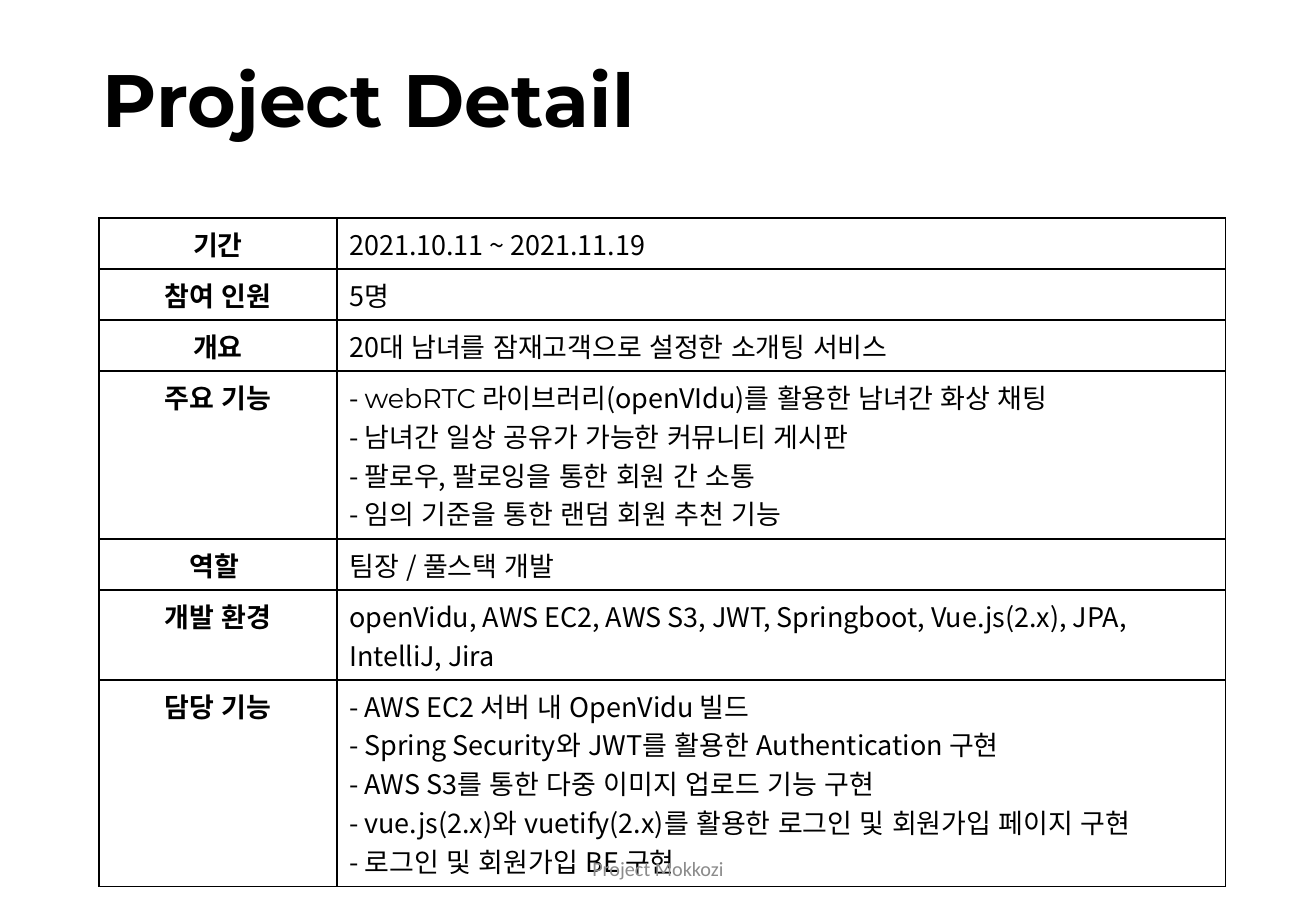
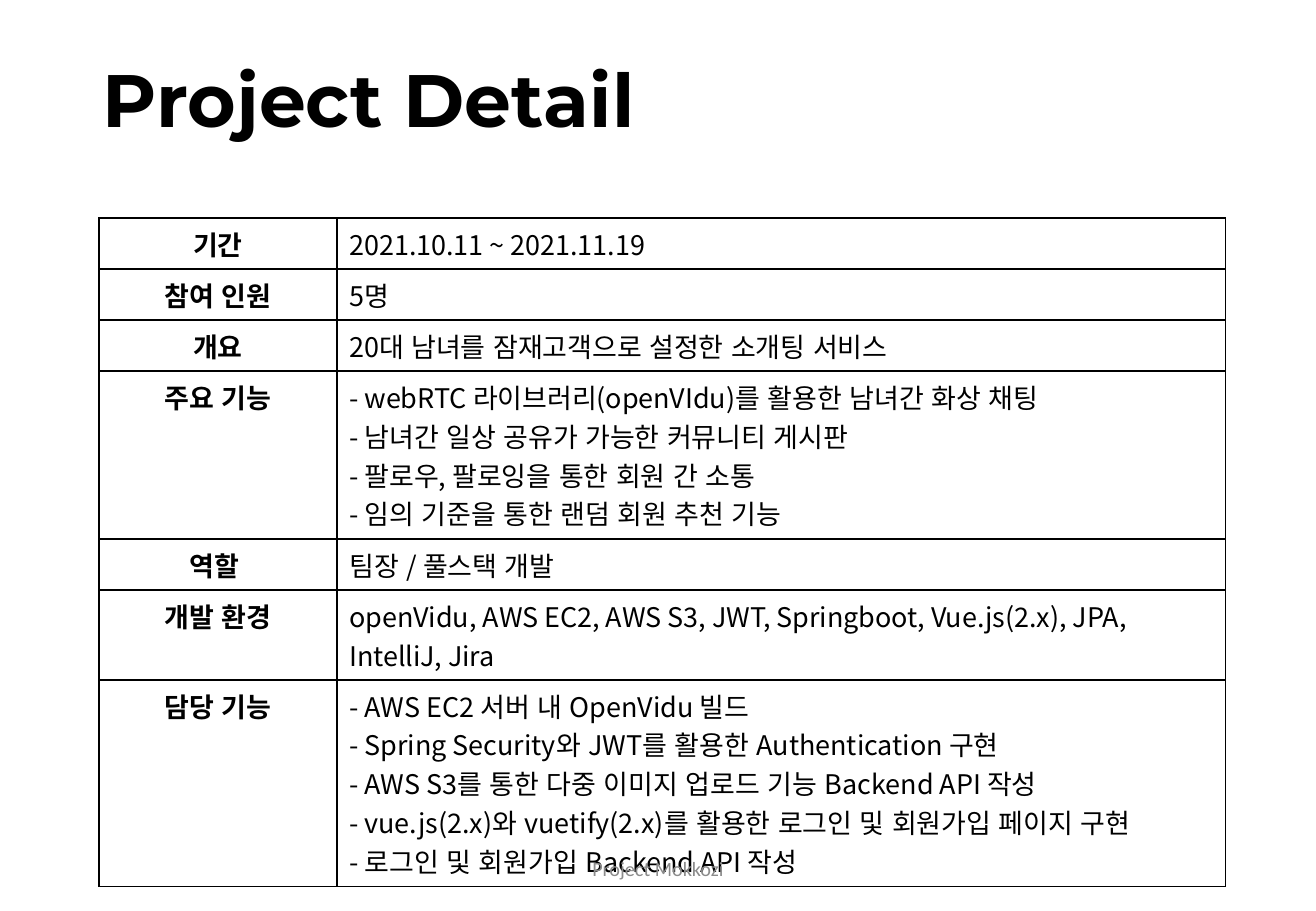
Before and after one commit to tofan0412/Algorithm, a slide deck: slide 3 of 취준/조웅현_프로젝트포트폴리오.pptx. Drawn at 1316x911 pixels with LibreOffice and Linux fonts; fonts in the diff are those of the drawing. Boxes give left, top, right and bottom in pixels: in the first picture for what was removed or moved away, otherwise in the second. Text is boxed around its words. In the diff, an @@ line names an element or a change of style, - is before the commit and + after.

```diff
--- a/취준/조웅현_프로젝트포트폴리오.pptx
+++ b/취준/조웅현_프로젝트포트폴리오.pptx
@@ table at <box>98,218,1225,883</box> @@
-row 7, column 2: - AWS EC2 서버 내 OpenVidu 빌드 / - Spring Security와 JWT를 활용한 Authentication 구현 / - AWS S3를 통한 다중 이미지 업로드 기능 구현 / - vue.js(2.x)와 vuetify(2.x)를 활용한 로그인 및 회원가입 페이지 구현 / - 로그인 및 회원가입 BE 구현
+row 7, column 2: - AWS EC2 서버 내 OpenVidu 빌드 / - Spring Security와 JWT를 활용한 Authentication 구현 / - AWS S3를 통한 다중 이미지 업로드 기능 Backend API 작성 / - vue.js(2.x)와 vuetify(2.x)를 활용한 로그인 및 회원가입 페이지 구현 / - 로그인 및 회원가입 Backend API 작성
@@ font Montserrat to Noto Sans CJK KR in "webRTC" @@
```
Also in this commit, not shown: 16 other slides changed, 3 other files.
